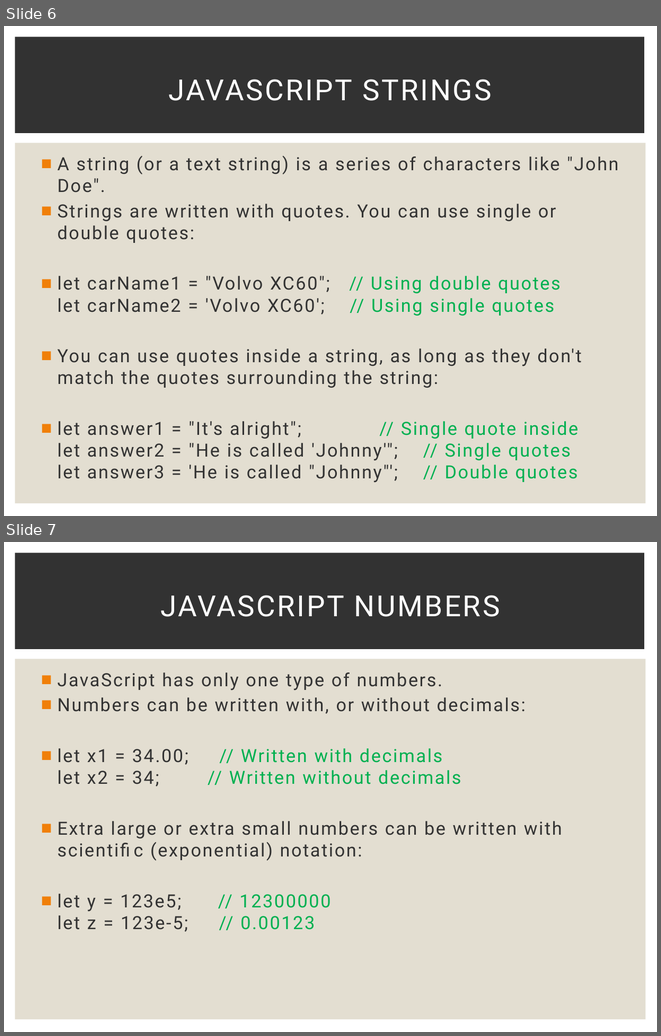
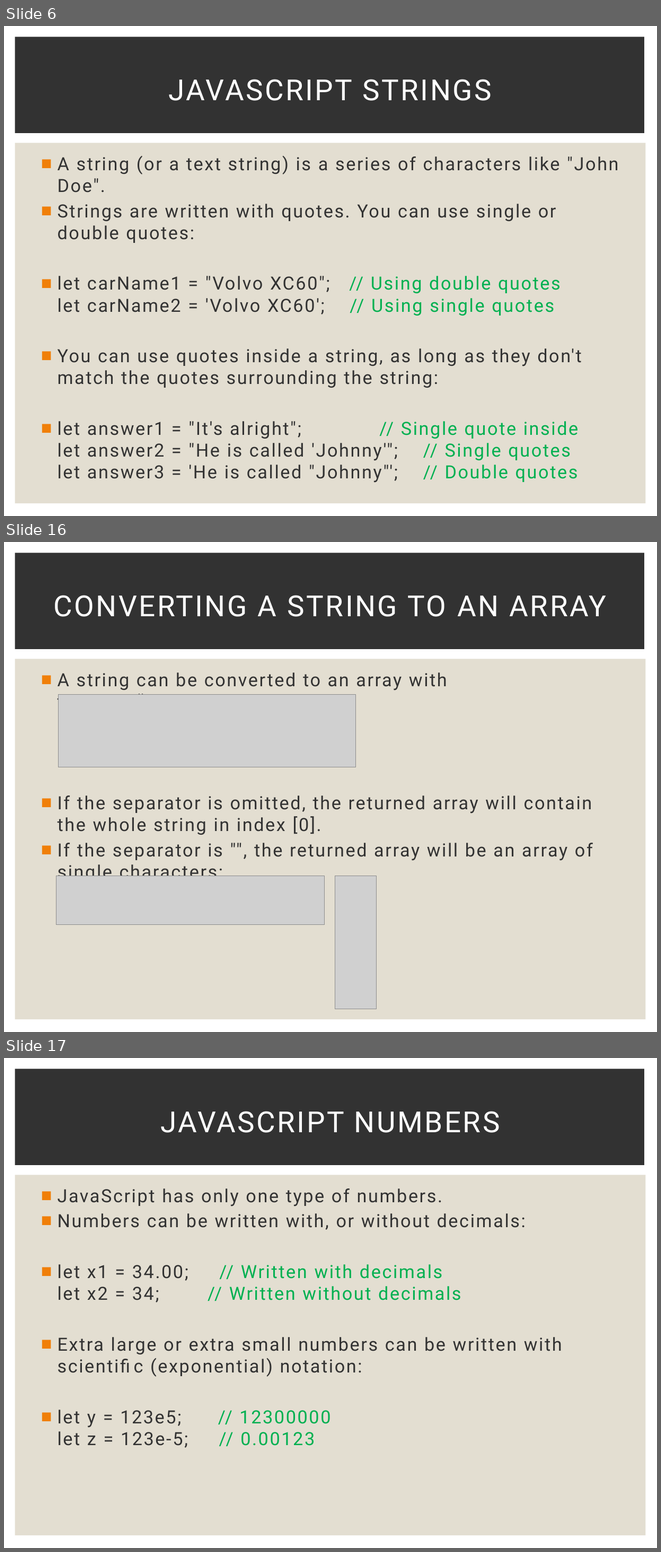
Before and after one commit to Karamihova/Fundamentals-JS, a slide deck: Programming Prep.pptx. Shown one above the other, each under a label of ours: slides 6 and 7 before the commit, slides 6, 16 and 17 after it; the slides between them are not shown. The pictures are 661x1036 and 661x1552 pixels, drawn with LibreOffice and Linux fonts; fonts in the diff are those of the drawing; grey boxes stand for pictures. Boxes give left, top, right and bottom in pixels: in the first picture for what was removed or moved away, otherwise in the second. Text is boxed around its words. In the diff, an @@ line names an element or a change of style, - is before the commit and + after.

```diff
--- a/Programming Prep.pptx
+++ b/Programming Prep.pptx
@@ slide 16 added at [4, 542, 657, 1032], background #FFFFFF; not listed: 2 template elements that a slide beside it also shows @@
@@ title added at [54, 595, 607, 617], 32 pt, text #FFFFFF @@
+CONVERTING A STRING TO AN ARRAY
@@ text added at [58, 672, 593, 876], 20 pt, text #323232 @@
+■ A string can be converted to an array with the split() method:
+■ If the separator is omitted, the returned array will contain the whole string in index [0].
+■ If the separator is "", the returned array will be an array of single characters:
@@ picture added at [58, 694, 355, 767] @@
@@ picture added at [56, 876, 325, 925] @@
@@ picture added at [335, 876, 377, 1009] @@
@@ what was slide 7 is now slide 17 @@
```
Also in this commit, not shown: 20 other slides added, 1 slide removed.
